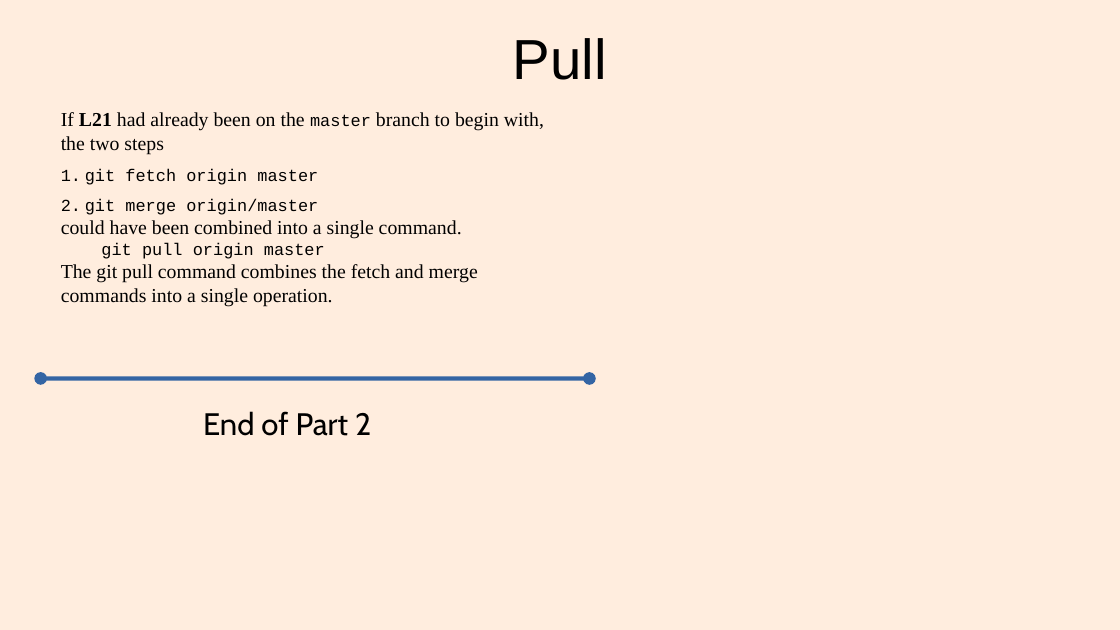
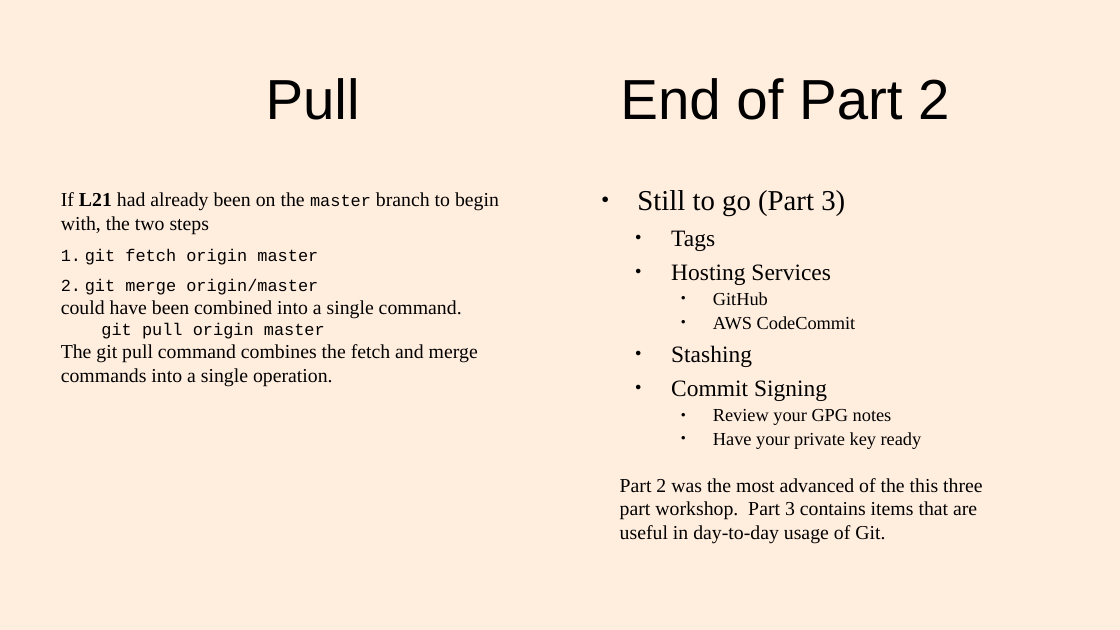
Before and after one commit to lacounty-isab/workshops, a slide deck: slide 34 of git/GitWorkshop2.odp. Drawn at 1120x630 pixels with LibreOffice and Linux fonts; fonts in the diff are those of the drawing. Boxes give left, top, right and bottom in pixels: in the first picture for what was removed or moved away, otherwise in the second. Text is boxed around its words. In the diff, an @@ line names an element or a change of style, - is before the commit and + after.

```diff
--- a/git/GitWorkshop2.odp
+++ b/git/GitWorkshop2.odp
@@ title "Pull": place and size @@
-title "Pull" at (513,38,607,80)
+title "Pull" at (266,78,360,120)
@@ title "End of Part 2": place and size @@
-title "End of Part 2" at (203,411,371,436)
+title "End of Part 2" at (620,78,949,120)
@@ title "End of Part 2" at (620,78,949,120): size 22 to 40 pt, font Cabin to Arial; alignment left to centre; vertical alignment top to middle @@
@@ text "If L21 had already been ..." rewrapped from (61,112,544,307) to (61,192,499,387) @@
@@ text added at (637,190,922,449), 12.9 pt, text #000000 @@
+● Still to go (Part 3)
+  ● Tags
+  ● Hosting Services
+    ● GitHub
+    ● AWS CodeCommit
+  ● Stashing
+  ● Commit Signing
+    ● Review your GPG notes
+    ● Have your private key ready
@@ double arrow removed from (41, 378) to (589, 378) @@
@@ text added at (620,478,982,544), 14 pt, text #000000 @@
+Part 2 was the most advanced of the this three part workshop. Part 3 contains items that are useful in day-to-day usage of Git.
```
Also in this commit, not shown: 3 other files.
